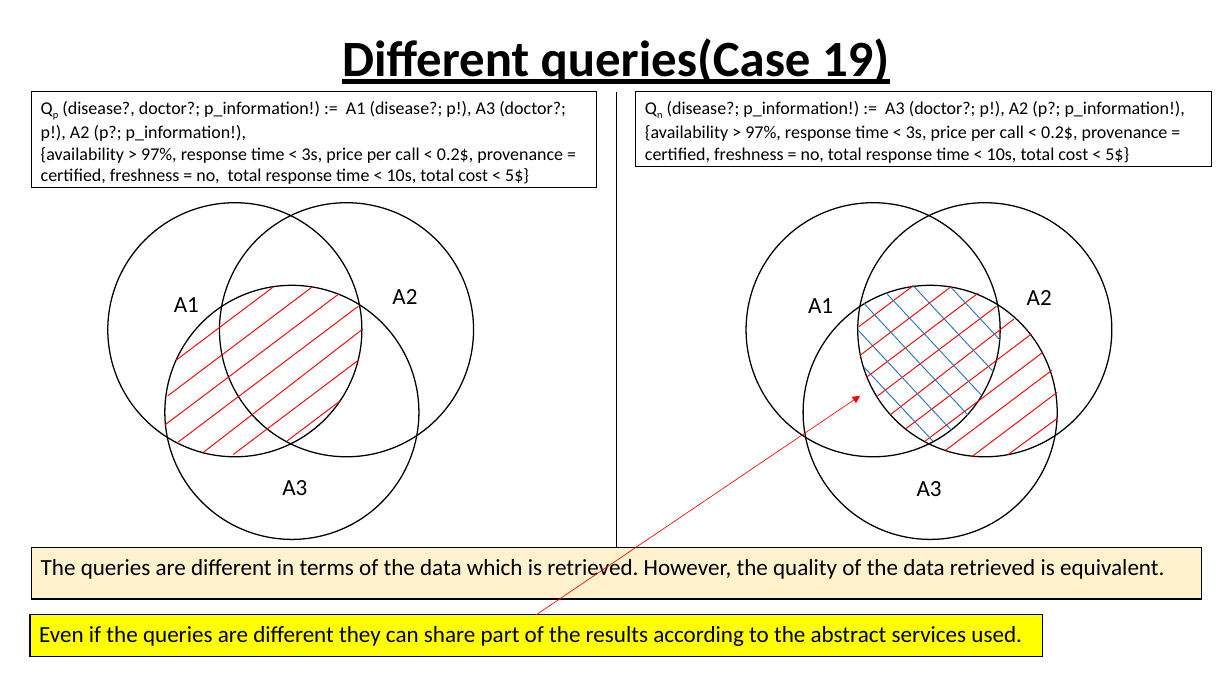
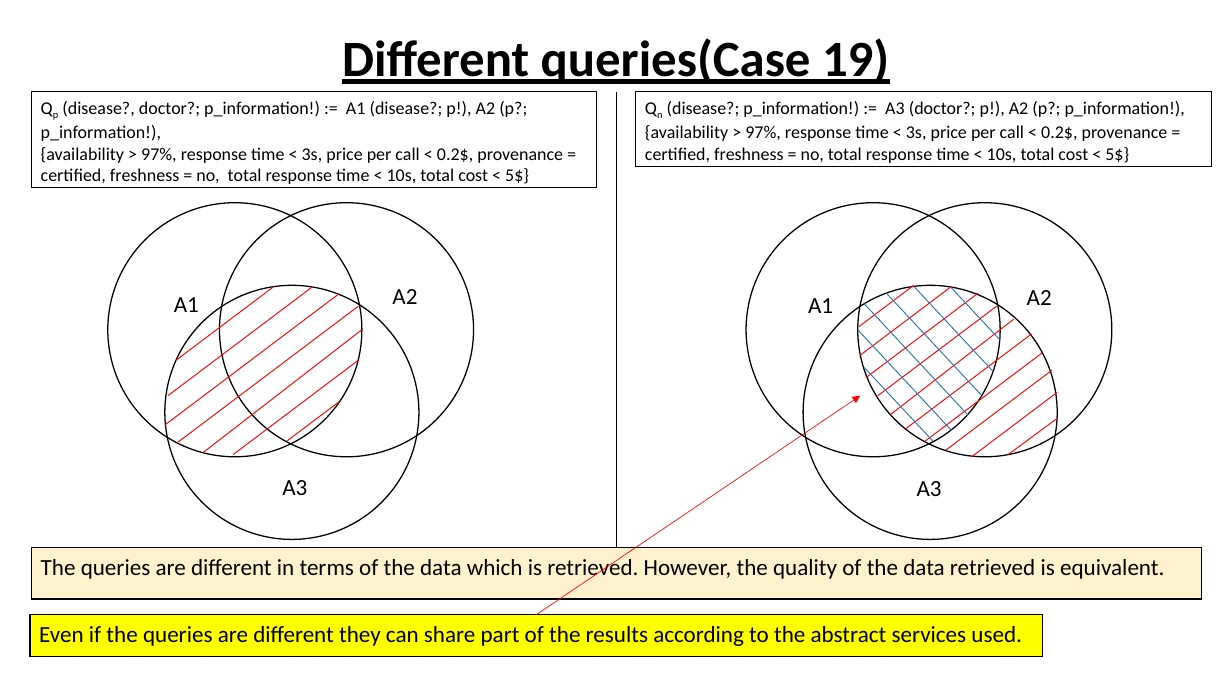
Before and after one commit to danielboni/DanielCarvalho-PhD, a slide deck: slide 21 of Meetings/Query taxonomy (Venn diagrams).pptx. Drawn at 1232x693 pixels with LibreOffice and Linux fonts; fonts in the diff are those of the drawing. Boxes give left, top, right and bottom in pixels: in the first picture for what was removed or moved away, otherwise in the second. Text is boxed around its words. In the diff, an @@ line names an element or a change of style, - is before the commit and + after.

Commit message:
Updating repository: queries, formalization, reusability and thesis template

```diff
--- a/Meetings/Query taxonomy (Venn diagrams).pptx
+++ b/Meetings/Query taxonomy (Venn diagrams).pptx
@@ text in rectangle at bbox=[41, 101, 527, 141]: text changed @@
-Qp (disease?, doctor?; p_information!) := A1 (disease?; p!), A3 (doctor?; p!), A2 (p?; p_information!),
+Qp (disease?, doctor?; p_information!) := A1 (disease?; p!), A2 (p?; p_information!),
```
Also in this commit, not shown: 1 other slide changed, 37 other files.
